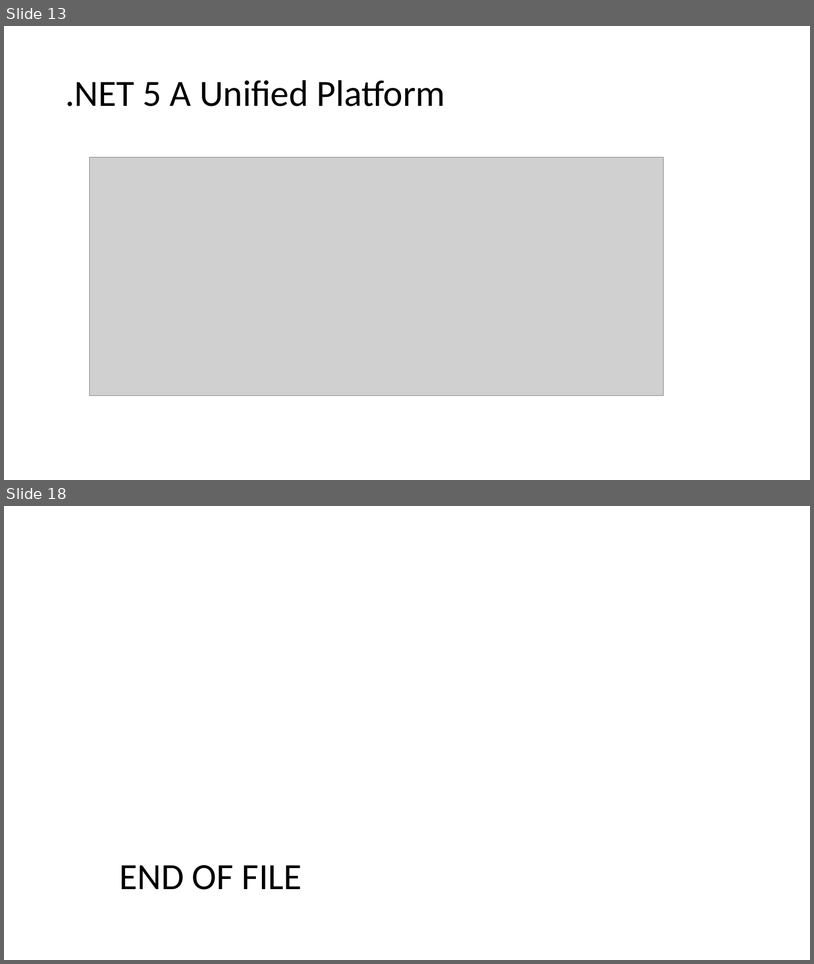
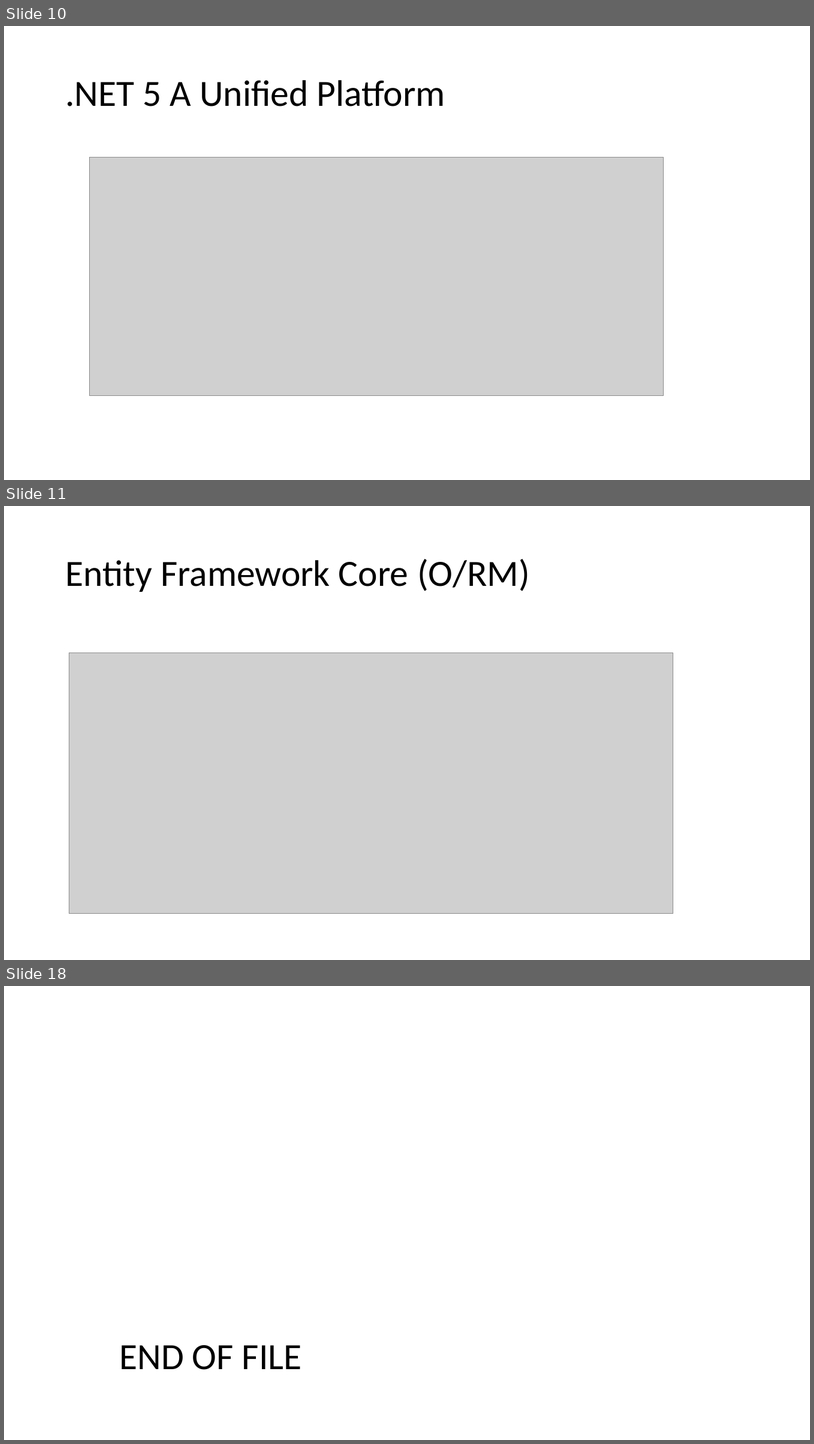
Before and after one commit to aniiiib/StudyNotes, a slide deck: StudyNotes – .NET Platform Reunification.pptx. Shown one above the other, each under a label of ours: slides 13 and 18 before the commit, slides 10, 11 and 18 after it; the slides between them are not shown. The pictures are 814x964 and 814x1444 pixels, drawn with LibreOffice and Linux fonts; fonts in the diff are those of the drawing; grey boxes stand for pictures. Boxes give left, top, right and bottom in pixels: in the first picture for what was removed or moved away, otherwise in the second. Text is boxed around its words. In the diff, an @@ line names an element or a change of style, - is before the commit and + after.

```diff
--- a/StudyNotes – .NET Platform Reunification.pptx
+++ b/StudyNotes – .NET Platform Reunification.pptx
@@ slide 11 added at [4,506,810,960], background #FFFFFF @@
@@ title added at [65,559,530,592], 44 pt, text #000000 @@
+Entity Framework Core (O/RM)
@@ picture added at [69,652,673,913] @@
@@ what was slide 13 is now slide 10 @@
```
Also in this commit, not shown: 9 slides changed, 3 other slides added, 4 slides removed.
